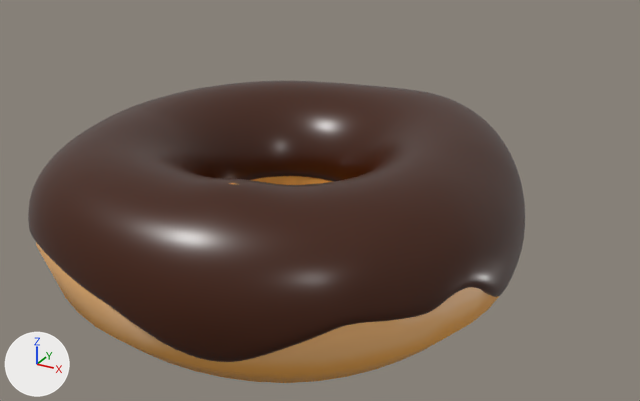
One commit to the glTF model static/assets/3d/chocolate/chocolate.gltf: the scene before it, then after it.
Camera for both pictures: a 50 mm lens placed at (0.307, -0.44, 0.308), pointed at (0.044, 0.038, 0.069). Lighting does not change. The marker at lower left points along +X, +Y and +Z. Where no turn or scale is listed for an object, it has been applied to the vertices. Vertices at the same position are counted once.

Objects in the first picture: 'Donut', 'icing'.
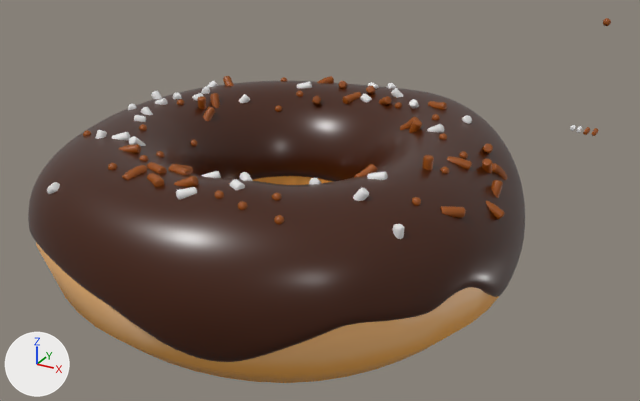
The newer file is also rescaled (x1.942), turned or shifted as a whole; pictures and numbers use the older file's frame.

Pixel boxes [x1, y1, x2, y2] of what changed, in the pictures (640 x 401 px):
'icing', reshaped
    before: [28, 81, 525, 362]
    after: [28, 76, 525, 362]
'Sphere.001', added
    after: [603, 18, 611, 26]
'Cylinder.002', added
    after: [583, 127, 590, 135]
'Cylinder.003', added
    after: [591, 128, 599, 136]
'Cylinder.001', added
    after: [576, 126, 583, 133]
'Cylinder', added
    after: [570, 125, 576, 131]
part 1 of me_torus_003, built on
    after: [47, 76, 508, 239]

What changed in the scene script:
```text
Add mat_material:
    mat_material = principled_material('Material')
    mat_material.base_color = (0.305, 0.0704, 0.0)  # brown #964b00
Add mat_material_010:
    mat_material_010 = principled_material('Material.010')
    mat_material_010.base_color = (0.8, 0.8, 0.8)  # white #e7e7e7
Add mat_material_009:
    mat_material_009 = principled_material('Material.009')
    mat_material_009.base_color = (0.8, 0.8, 0.8)  # white #e7e7e7
Add mat_material_008:
    mat_material_008 = principled_material('Material.008')
    mat_material_008.base_color = (0.305, 0.0704, 0.0)  # brown #964b00
Add mat_material_007:
    mat_material_007 = principled_material('Material.007')
    mat_material_007.base_color = (0.305, 0.0704, 0.0)  # brown #964b00
Change me_torus_003:
    used by ob_icing; location = (0.0225, 0.0299, 0.0634)
    remove me_torus_003.from_pydata(...)  # 40064 vertices, 80128 faces; spans x -0.16..0.157, y -0.16..0.16, z -0.038..0.059
    add me_torus_003.from_pydata(...)  # 49070 vertices, 97820 faces; spans x -0.16..0.157, y -0.16..0.16, z -0.038..0.063
    me_torus_003 part 1: 1 vertex removed from x 0.035, y -0.057, z 0.039; 9007 vertices added at x -0.125..0.151, y -0.132..0.133, z 0.026..0.063
    add me_torus_003.materials.append(mat_material_007)  # brown #964b00
    add me_torus_003.materials.append(mat_material_008)  # brown #964b00
    add me_torus_003.materials.append(mat_material_009)  # white #e7e7e7
    add me_torus_003.materials.append(mat_material_010)  # white #e7e7e7
    add me_torus_003.materials.append(mat_material)  # brown #964b00
Add me_sphere_001:
    me_sphere_001.from_pydata(...)  # 86 vertices, 168 faces; spans x -0.00283..0.00283, y -0.00285..0.00285, z -0.00279..0.00279
    me_sphere_001.materials.append(mat_material)  # brown #964b00
Add me_cylinder_003:
    me_cylinder_003.from_pydata(...)  # 96 vertices, 188 faces; spans x -0.00157..0.00157, y -0.00207..0.00207, z -0.00168..0.00168
    me_cylinder_003.materials.append(mat_material_010)  # white #e7e7e7
Add me_cylinder_004:
    me_cylinder_004.from_pydata(...)  # 96 vertices, 188 faces; spans x -0.00157..0.00157, y -0.00286..0.00286, z -0.00174..0.00174
    me_cylinder_004.materials.append(mat_material_009)  # white #e7e7e7
Add me_cylinder_007:
    me_cylinder_007.from_pydata(...)  # 96 vertices, 188 faces; spans x -0.00157..0.00157, y -0.00372..0.00372, z -0.00181..0.00181
    me_cylinder_007.materials.append(mat_material_008)  # brown #964b00
Add me_cylinder_009:
    me_cylinder_009.from_pydata(...)  # 192 vertices, 380 faces; spans x -0.00157..0.00157, y -0.00382..0.00391, z -0.00161..0.00208
    me_cylinder_009.materials.append(mat_material_007)  # brown #964b00
Add ob_sphere_001:
    ob_sphere_001 = bpy.data.objects.new('Sphere.001', me_sphere_001)
    ob_sphere_001.location = (0.1816, 0.2113, 0.1706)
Add ob_cylinder:
    ob_cylinder = bpy.data.objects.new('Cylinder', me_cylinder_003)
    ob_cylinder.location = (0.1841, 0.1312, 0.1158)
Add ob_cylinder_001:
    ob_cylinder_001 = bpy.data.objects.new('Cylinder.001', me_cylinder_004)
    ob_cylinder_001.location = (0.1885, 0.1304, 0.1157)
Add ob_cylinder_002:
    ob_cylinder_002 = bpy.data.objects.new('Cylinder.002', me_cylinder_007)
    ob_cylinder_002.location = (0.1936, 0.1296, 0.1157)
Add ob_cylinder_003:
    ob_cylinder_003 = bpy.data.objects.new('Cylinder.003', me_cylinder_009)
    ob_cylinder_003.location = (0.1988, 0.1296, 0.1157)
```
